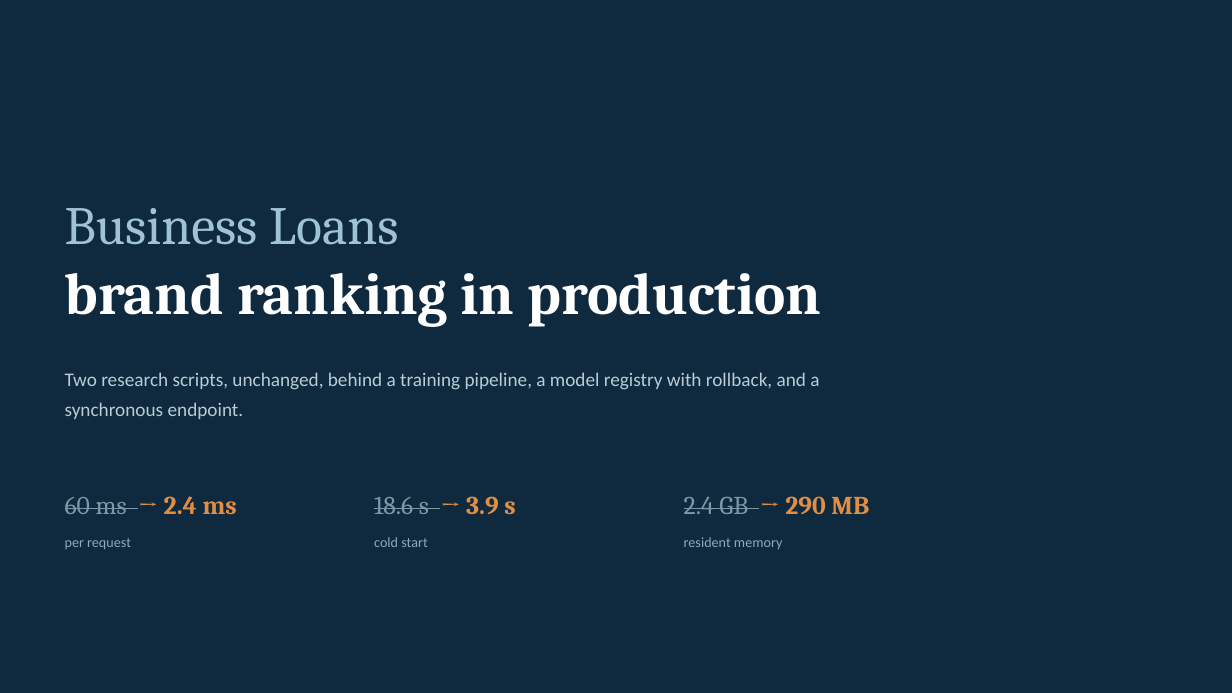
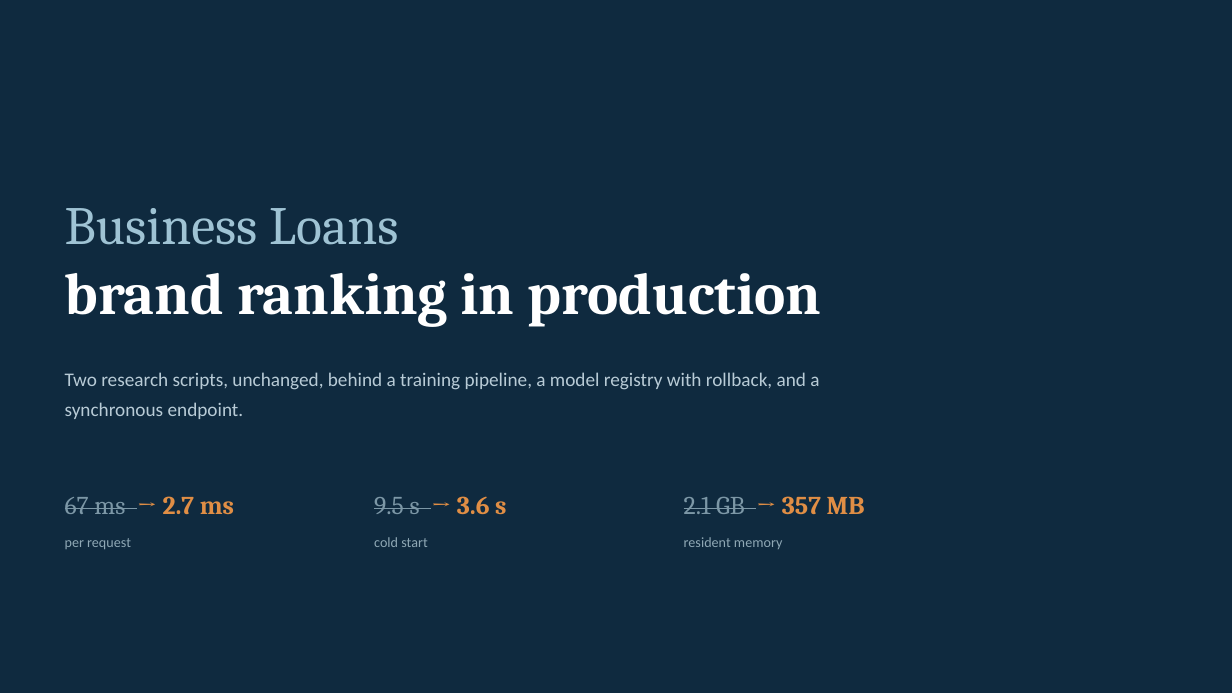
Before and after one commit to yonaoh10/Schemathics, a slide deck: slide 1 of docs/BL_ranking_part2.pptx. Drawn at 1232x693 pixels with LibreOffice and Linux fonts; fonts in the diff are those of the drawing. Boxes give left, top, right and bottom in pixels: in the first picture for what was removed or moved away, otherwise in the second. Text is boxed around its words. In the diff, an @@ line names an element or a change of style, - is before the commit and + after.

```diff
--- a/docs/BL_ranking_part2.pptx
+++ b/docs/BL_ranking_part2.pptx
@@ text at (x1=65, y1=496, x2=234, y2=514): text changed @@
-60 ms → 2.4 ms
+67 ms → 2.7 ms
@@ text at (x1=374, y1=496, x2=506, y2=514): text changed; text colour #7C97A6 to #E08E45; bold on @@
-18.6 s → 3.9 s
+9.5 s → 3.6 s
@@ text at (x1=684, y1=496, x2=865, y2=514): text changed @@
-2.4 GB → 290 MB
+2.1 GB → 357 MB
```
Also in this commit, not shown: 8 other slides changed, 10 other files.
